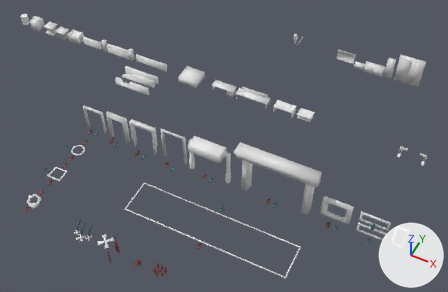
The FBX model Assets/Editor/Widgets/door_ghost.fbx as it was, and as the next commit left it.
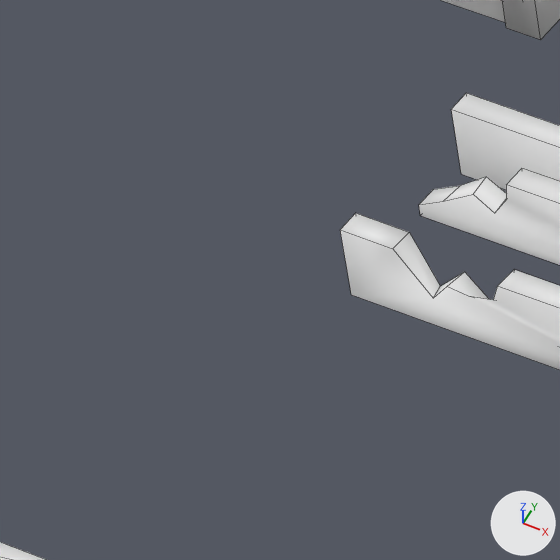
The first picture shows the older version from a camera (50 mm lens) standing at (46.9, -50.2, 69.6) and looking at (18.7, 6.1, -0.8). The close-ups show both versions on the part from 19% to 30% of the width and 20% to 37% of the height of that picture; other places that the commit changed are outside them. Every picture has the same lights, and +X, +Y and +Z are marked at lower right. The close-ups show mesh edges as thin lines. Where no turn or scale is listed for an object, it has been applied to the vertices.

Script lines for the objects in view, before the commit:
```python
me_deet_residential_wallpiece1 = bpy.data.meshes.new('Deet_Residential_Wallpiece1')
me_deet_residential_wallpiece1.from_pydata([(-3.07, 0.19, 0.0), (-3.07, 0.19, 1.27), (3.07, 0.19, 0.0), (3.07, 0.19, 1.27), (-3.07, -0.22, 0.0), (-3.07, -0.22, 1.27), (3.07, -0.22, 0.0), (3.07, -0.22, 1.27)], [], [(1, 3, 2, 0), (3, 7, 6, 2), (7, 5, 4, 6), (5, 1, 0, 4), (5, 7, 3, 1)])
me_deet_residential_wallpiece1.materials.append(mat_temp_ghost)  # its picture is missing
me_deet_residential_wallpiece3 = bpy.data.meshes.new('Deet_Residential_Wallpiece3')
me_deet_residential_wallpiece3.from_pydata(...)  # 18 vertices, 10 faces; spans x -3.1..3.03, y -0.22..0.19, z 0.01..1.28
me_deet_residential_wallpiece3.materials.append(mat_temp_ghost)  # its picture is missing
me_genfurni_commwall2 = bpy.data.meshes.new('Genfurni_CommWall2')
me_genfurni_commwall2.from_pydata(...)  # 24 vertices, 17 faces; spans x -3.02..3.02, y -0.31..0.3, z 0.0..2.19
me_genfurni_commwall2.materials.append(mat_temp_ghost)  # its picture is missing
ob_ghostcover_wall2 = bpy.data.objects.new('ghostcover_wall2', me_genfurni_commwall2)
ob_ghostcover_wall2.location = (-6.66, 16.22, 0.0)
ob_ghostcover_wall4a = bpy.data.objects.new('ghostcover_wall4a', me_deet_residential_wallpiece1)
ob_ghostcover_wall4a.location = (0.0, 13.0, 0.0)
ob_ghostcover_wall4c = bpy.data.objects.new('ghostcover_wall4c', me_deet_residential_wallpiece3)
ob_ghostcover_wall4c.location = (0.0, 11.94, 0.0)
# also in view: 'ghostcover_wall4b' at (0.0, 10.0, 0.6)
```
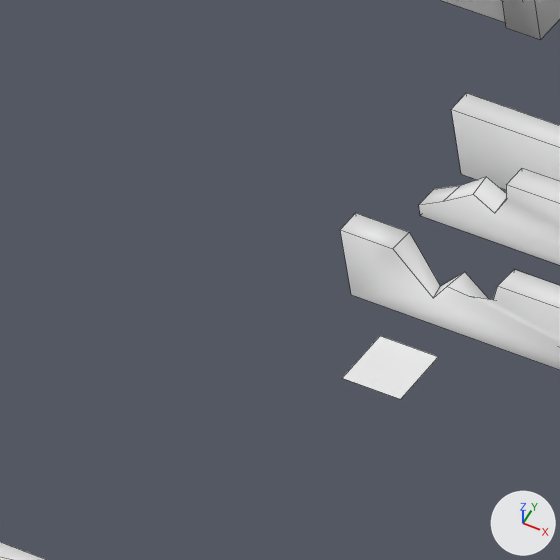
What differs and where, as boxes [x1, y1, x2, y2] in the close-ups (560 x 560 px):
'ghost_coverarrow', added
    after: [343, 336, 438, 399]

What changed in the scene script:
```text
Add me_plane:
    me_plane.from_pydata([(-0.5, -0.5, 0.0), (0.5, -0.5, 0.0), (-0.5, 0.5, 0.0), (0.5, 0.5, 0.0)], [], [(0, 1, 3, 2)])
    me_plane.materials.append(mat_temp_ghost)  # its picture is missing
Add ob_ghost_coverarrow:
    ob_ghost_coverarrow = bpy.data.objects.new('ghost_coverarrow', me_plane)
    ob_ghost_coverarrow.location = (-1.72, 8.78, 0.0)
```
